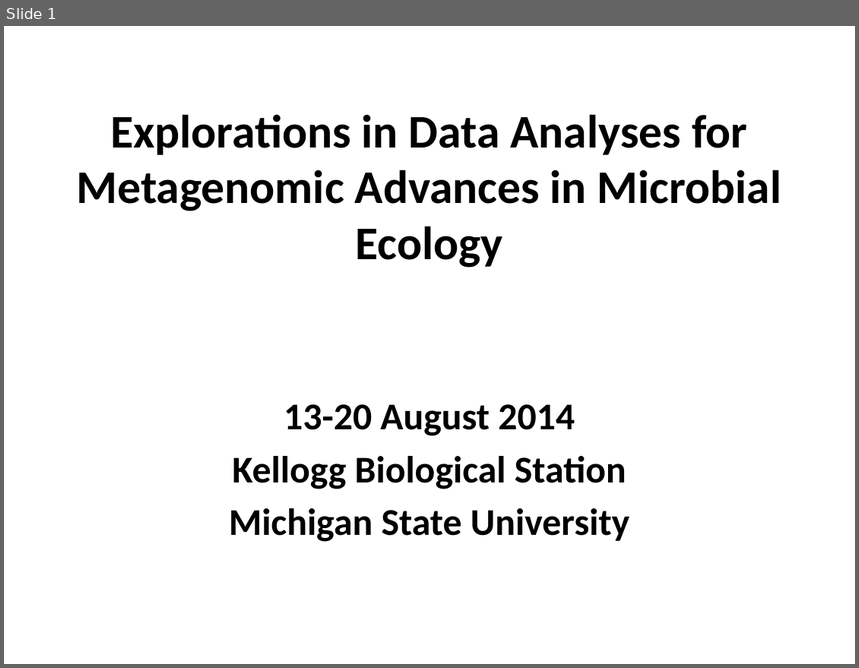
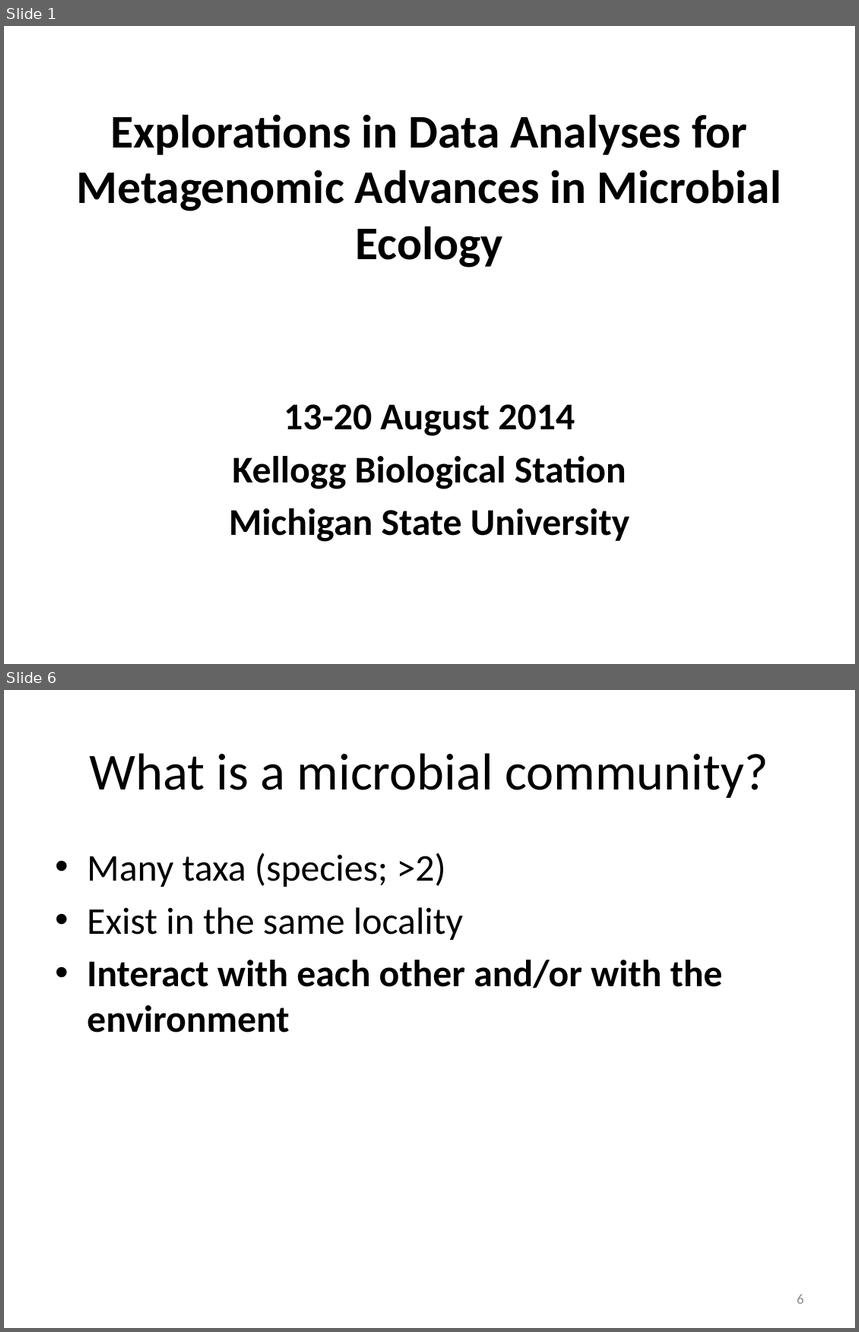
Before and after one commit to edamame-course/docs, a slide deck: _site/extra/Presentations/2014-08-13-PM_Ashley_Lecture1.pptx. Shown one above the other, each under a label of ours: slide 1 before the commit, slides 1 and 6 after it; the slides between them are not shown. The pictures are 859x668 and 859x1332 pixels, drawn with LibreOffice and Linux fonts; fonts in the diff are those of the drawing; background and template pictures are left out. Boxes give left, top, right and bottom in pixels: in the first picture for what was removed or moved away, otherwise in the second. Text is boxed around its words. In the diff, an @@ line names an element or a change of style, - is before the commit and + after.

```diff
--- a/_site/extra/Presentations/2014-08-13-PM_Ashley_Lecture1.pptx
+++ b/_site/extra/Presentations/2014-08-13-PM_Ashley_Lecture1.pptx
@@ slide 6 added at [4,690,855,1328], background #FFFFFF @@
@@ title added at [89,753,769,798], 44 pt, text #000000 @@
+What is a microbial community?
@@ text added at [87,853,723,1033], 32 pt, text #000000, bold @@
+• Many taxa (species; >2)
+• Exist in the same locality
+• Interact with each other and/or with the environment
@@ page number added at [797,1294,804,1304], 12 pt, text #8C8C8C @@
+6
```
Also in this commit, not shown: 10 other slides added, 23 other files.
